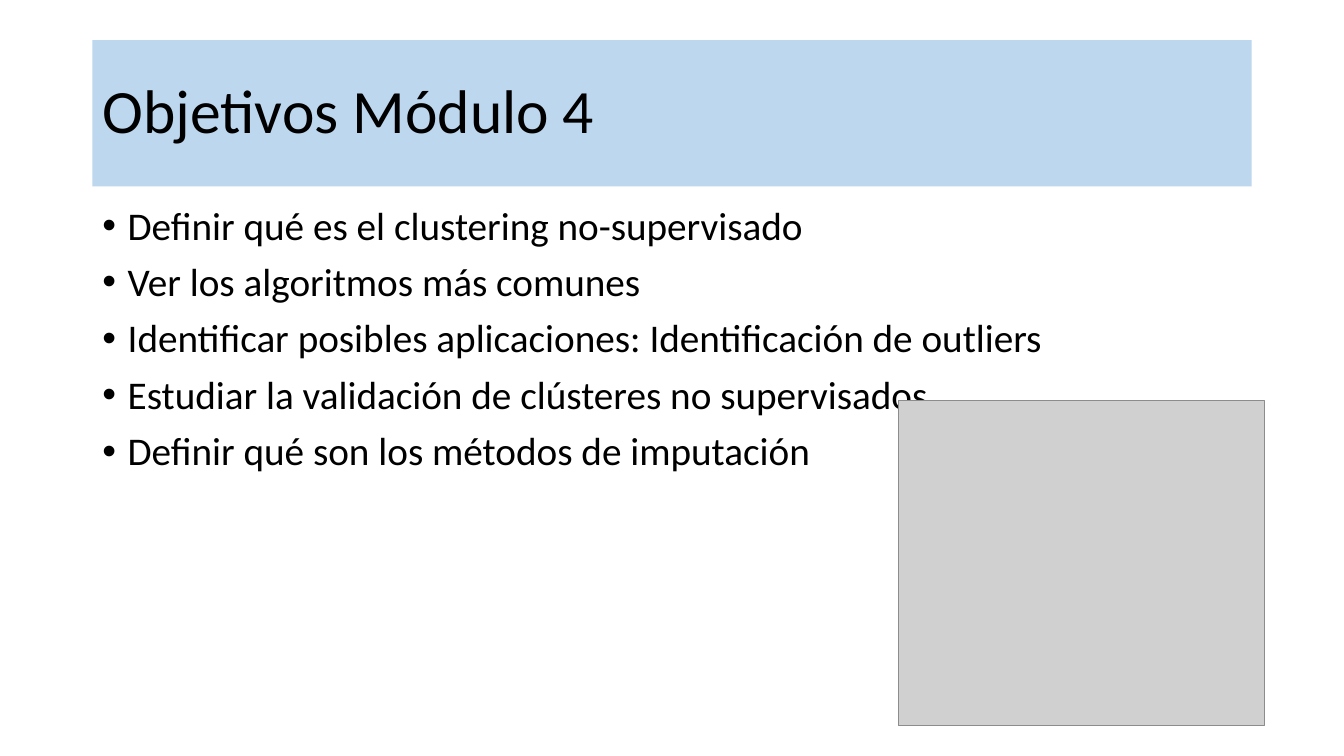
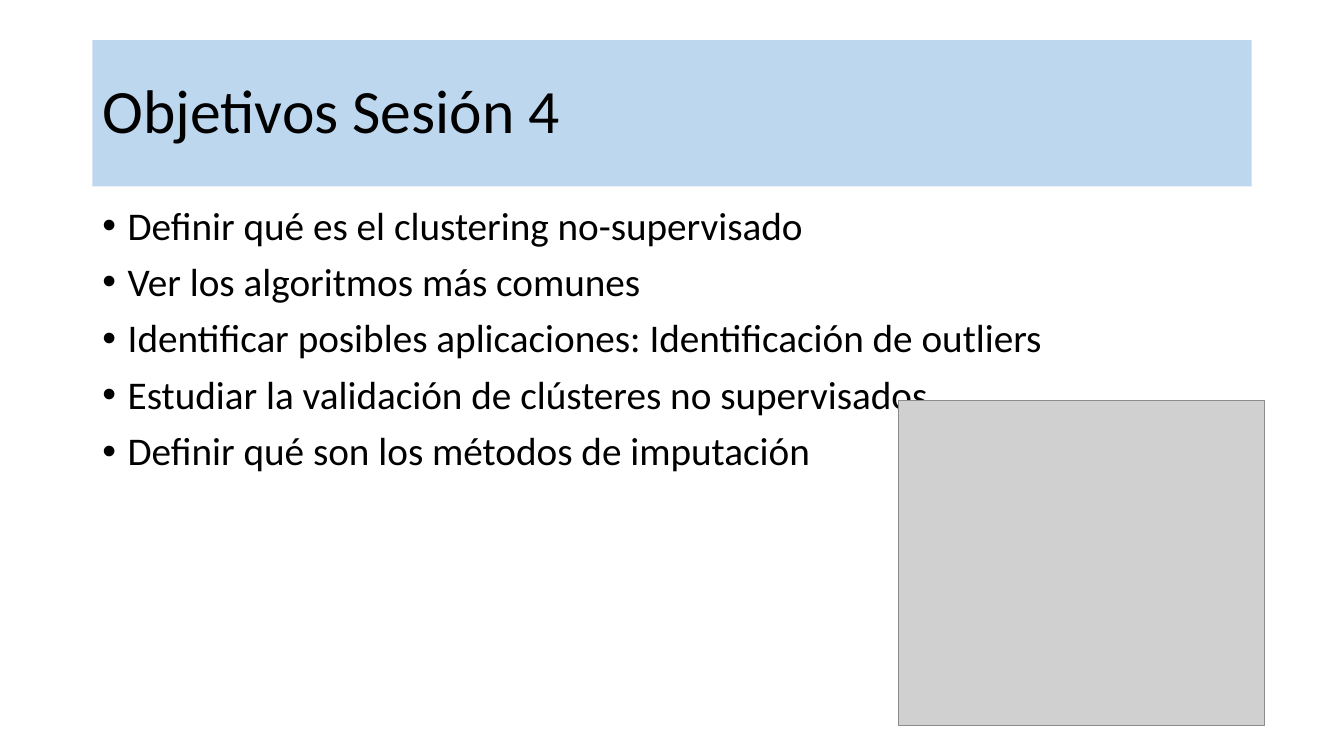
Before and after one commit to MikelLumbreras/Practica_04_CursoR, a slide deck: slide 9 of Sesion_4_Teoria.pptx (slide 11 before the commit). Drawn at 1344x756 pixels with LibreOffice and Linux fonts; fonts in the diff are those of the drawing; grey boxes stand for pictures; background and template pictures are left out. Boxes give left, top, right and bottom in pixels: in the first picture for what was removed or moved away, otherwise in the second. Text is boxed around its words. In the diff, an @@ line names an element or a change of style, - is before the commit and + after.

```diff
--- a/Sesion_4_Teoria.pptx
+++ b/Sesion_4_Teoria.pptx
@@ title at (x1=102, y1=90, x2=559, y2=144): text changed @@
-Objetivos Módulo 4
+Objetivos Sesión 4
```
Also in this commit, not shown: 1 other slide changed.
